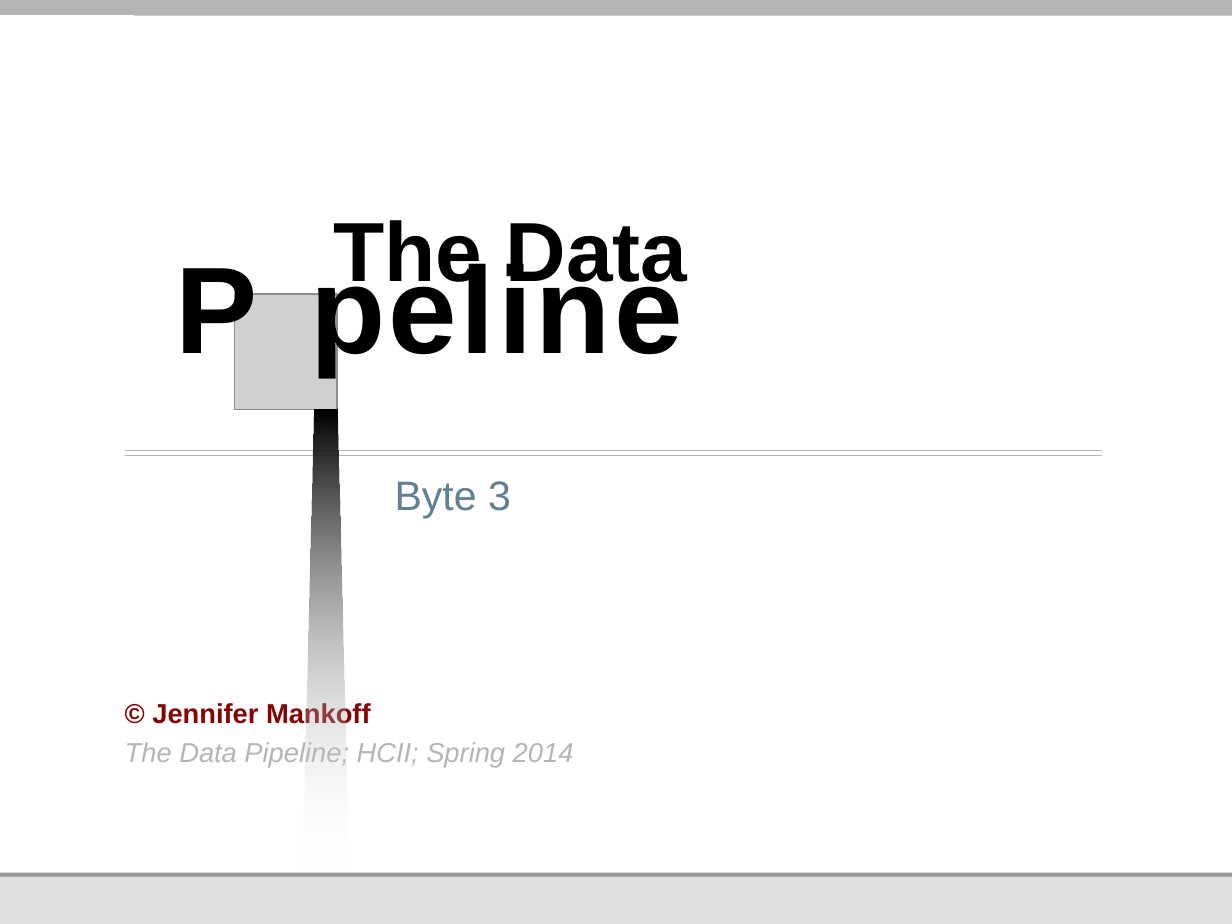
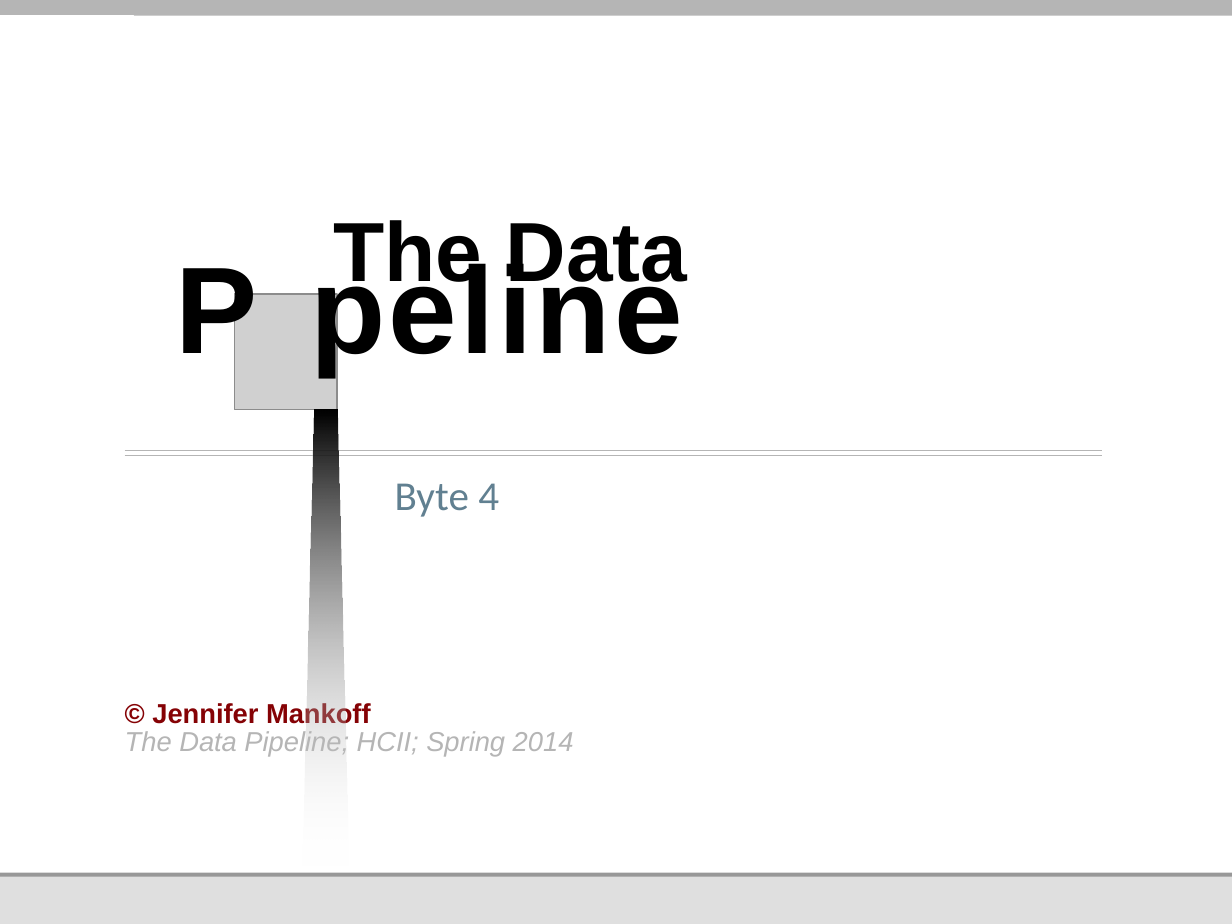
Before and after one commit to jmankoff/data, a slide deck: slide 1 of Lectures/Byte 3.pptx. Drawn at 1232x924 pixels with LibreOffice and Linux fonts; fonts in the diff are those of the drawing; grey boxes stand for pictures; background and template pictures are left out. Boxes give left, top, right and bottom in pixels: in the first picture for what was removed or moved away, otherwise in the second. Text is boxed around its words. In the diff, an @@ line names an element or a change of style, - is before the commit and + after.

```diff
--- a/Lectures/Byte 3.pptx
+++ b/Lectures/Byte 3.pptx
@@ subtitle at <box>395,483,499,517</box>: text changed; font Arial to Calibri @@
-Byte 3
+Byte 4
@@ text "The Data Pipeline; HCII; Spring ...": place and size @@
-text "The Data Pipeline; HCII; Spring ..." at <box>125,742,574,767</box>
+text "The Data Pipeline; HCII; Spring ..." at <box>125,731,574,756</box>
```
Also in this commit, not shown: 22 slides added, 48 slides removed, 6 other files.
